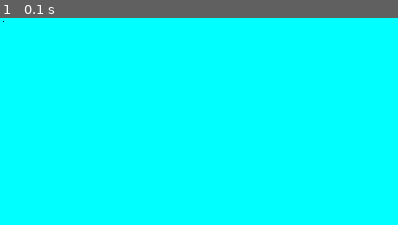
Above: before the commit, frame 1.
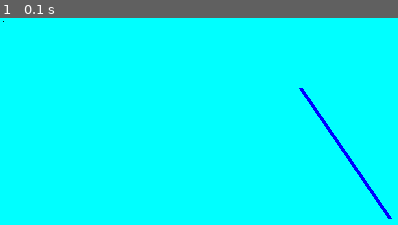
Above: after the commit, the same moment.

Repository: robsonsilv4/pygame
Game: pygame game, started from jogo.py
Same seed, same stepped clock (60 frames per second), same inputs: the game is played once before the commit and once after it.
Inputs:
- Up to frame 1 (0.1 s): no input

The runs differ from the first frame. In frame 1, 0.6% of the frame differs, in the area x 75-99%, y 33-98%.

Commit message:
Desenhando uma linha

Diff:
--- a/jogo.py
+++ b/jogo.py
@@ -20,6 +20,8 @@
 um_pixel = pygame.PixelArray(tela)
 um_pixel[3][3] = preto
 
+pygame.draw.line(tela, azul, (389, 200), (300, 70), 4)
+
 while True:
     for evento in pygame.event.get():
         print(evento)
